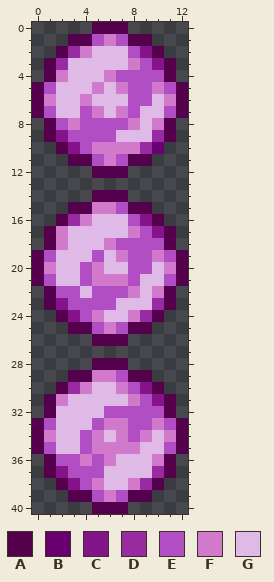
Pixel-art sprite, stored at NPCs/Minibosses/OrbyClone.png. The first picture shows the starting point.
The file is 26x82 pixels, drawn in blocks of 2x2; one block is one cell here.
Palette (. is transparent): A #54004c  B #680070  C #851389  D #982ba1  E #b24ec3  F #d17acb  G #dfbae7
New version:
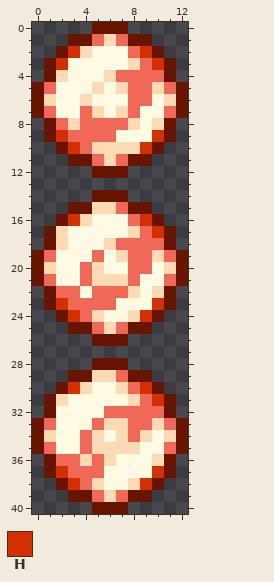
Colours new in this view: H #d33000
Change:
colour A: #54004c -> #671400
colour E: #b24ec3 -> #f06857
colour F: #d17acb -> #fddab4
colour G: #dfbae7 -> #fffae1
Changed rows in their new state; - is a pixel that keeps its letter.
first column x 2:
 2 -H-----H-
 3 H-------H
first column x 2:
 9 H-------H
10 -H-----HA
first column x 3:
16 H-----H-
17 -------H
first column x 2:
23 H-------H
24 -H-----H-
first column x 3:
30 H-----H-
31 -------H
first column x 2:
37 H-------H
38 -H-----H-
